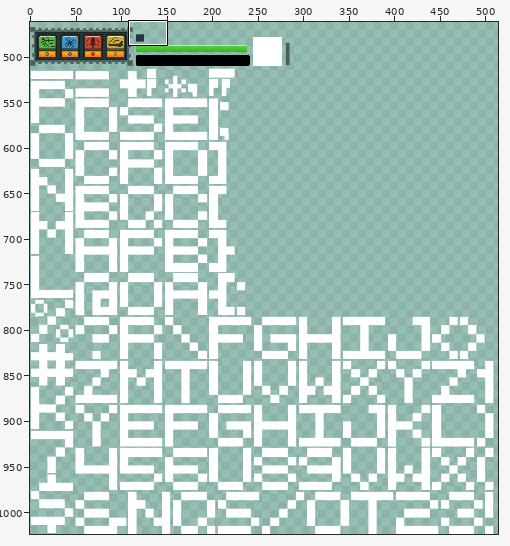
Two states of a sprite sheet, ggj2016_unity/Assets/GUI/MainAtlas.png. Above, an overview of the earlier version with the close-up marked.
Close-up. First the earlier version:
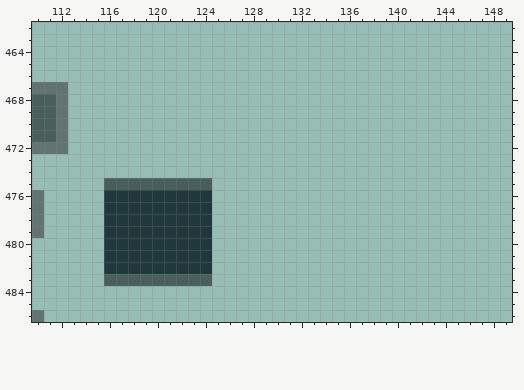
The file is 1024x1024 pixels. Pixels under 10% opacity are left out. Colours within 5 levels of each other are drawn and written as one. Shown: x 110..149, y 462..486. The wide view leaves out empty margins.
The result:
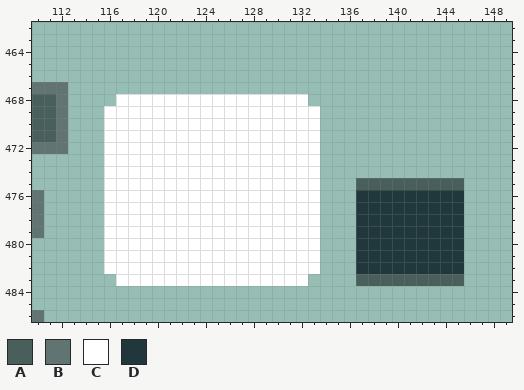
Palette (. is transparent): A #495f5c  B #617472  C #ffffff  D #20383b
Edits made:
y 468: x 117..132 ................ -> CCCCCCCCCCCCCCCC
y 469..474: x 116..133 .................. -> CCCCCCCCCCCCCCCCCC
y 475: x 116..133 AAAAAAAAA......... -> CCCCCCCCCCCCCCCCCC; x 137..145 ......... -> AAAAAAAAA
y 476..482: x 116..133 DDDDDDDDD......... -> CCCCCCCCCCCCCCCCCC; x 137..145 ......... -> DDDDDDDDD
y 483: x 116..132 AAAAAAAAA........ -> .CCCCCCCCCCCCCCCC; x 137..145 ......... -> AAAAAAAAA
Boxes around the changes in both close-ups, in picture pixels (x1, y1, x2, y2):
changed: (104, 94, 320, 286)
added: (356, 178, 464, 286)
